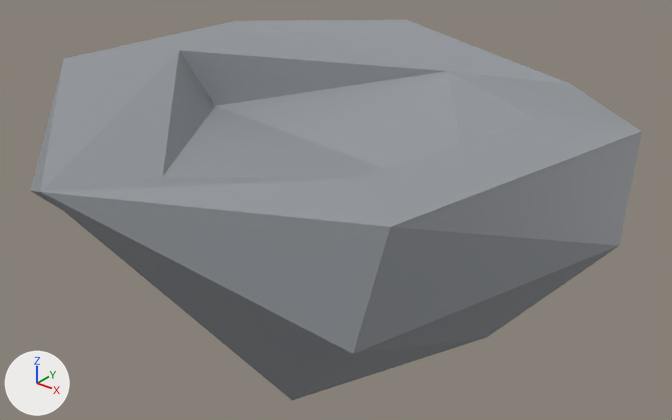
A saved change to the glTF model s2/models/train_interior/tiny_bowl.glb.
One viewpoint serves both versions: a 50 mm lens placed at (0.1054, -0.1268, 0.1007), pointed at (0.0028, 0.0014, 0.0212). The lights are fixed; the arrows at lower left show +X, +Y and +Z. The picture after the commit comes second. Vertices at exactly the same position are counted once.

Objects in the first picture: 'tiny_bowl'.
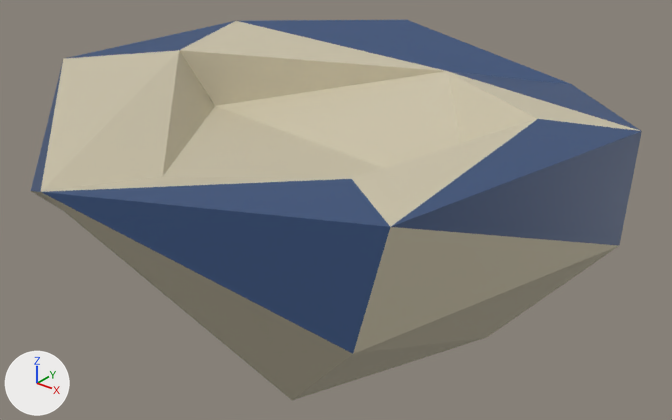
Where the change shows, as pixel boxes [x1, y1, x2, y2] in the pictures (672 x 420 px):
part 1 of me_tiny_bowl, recoloured: [31, 21, 640, 400] in both
part 2 of me_tiny_bowl, recoloured (grey to dark blue): [31, 20, 642, 354] in both

What changed in the scene script:
```text
Change me_tiny_bowl:
    where me_tiny_bowl.from_pydata(...)  # 23 vertices, 42 faces; spans x -0.055..0.055, y -0.055..0.055, z 0.0..0.045
    used by ob_tiny_bowl; location = (0.0, 0.0, 0.0)
    me_tiny_bowl part 1: 29 faces centred in x -0.0506..0.0453, y -0.0412..0.0476, z 0.0006..0.0449 are repainted in the vertex colours; the middle colour goes from grey #95999e to beige #cec5ab
    me_tiny_bowl part 2: 13 faces centred in x -0.0527..0.0506, y -0.0436..0.0532, z 0.0365..0.0449 are repainted in the vertex colours; the middle colour goes from grey #95999e to dark blue #364f78
```
